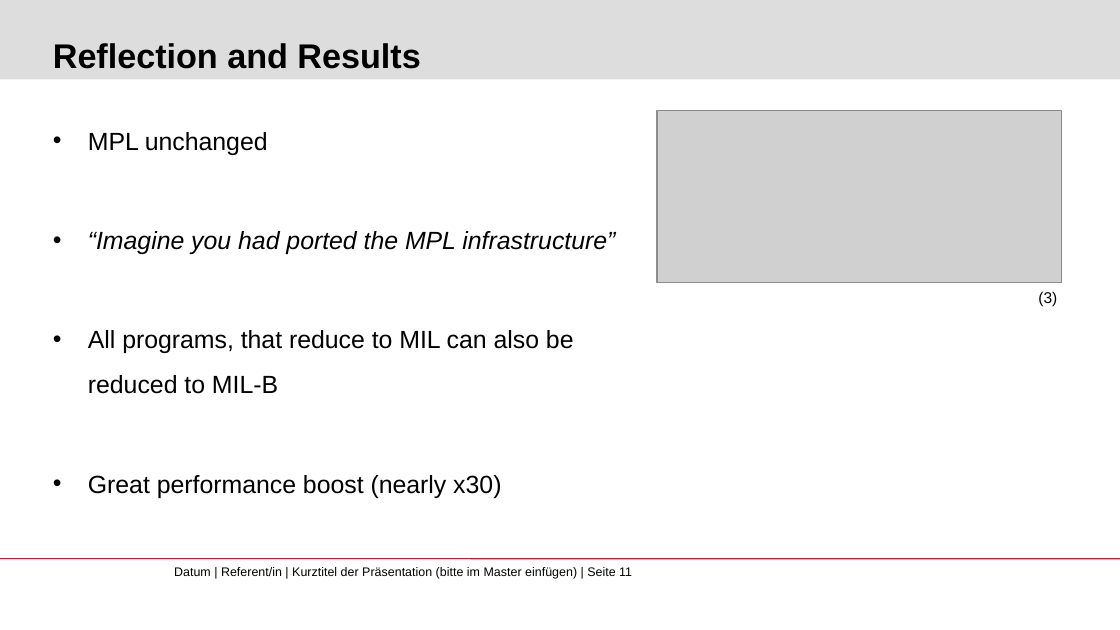
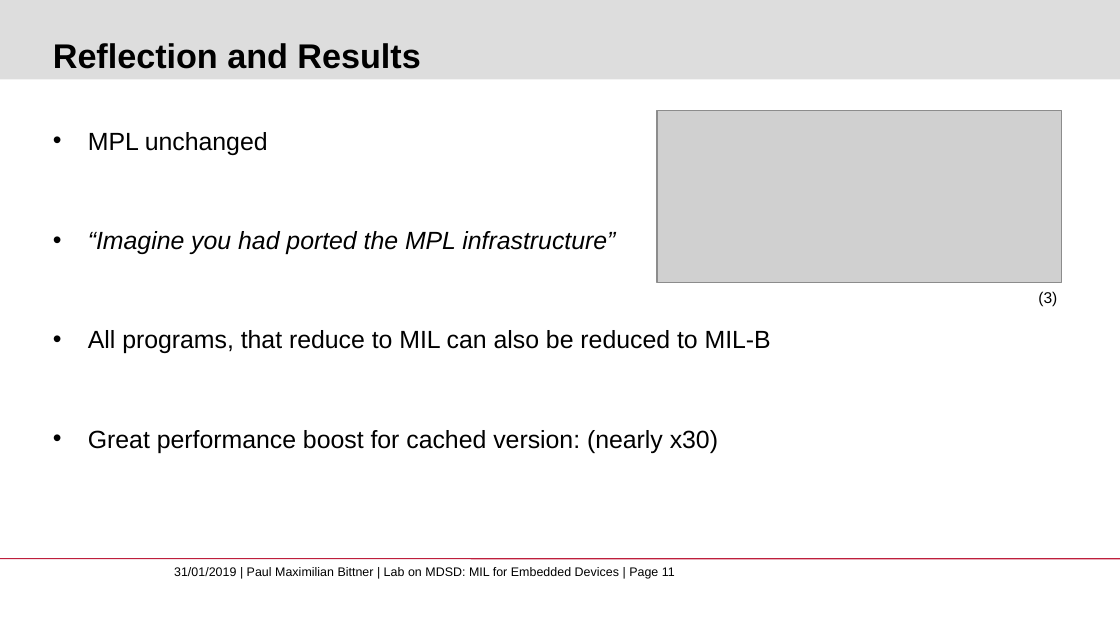
Before and after one commit to pmbittner/MDSDWS1819, a slide deck: slide 11 of Presentation/MDSD_Bittner_Embedded.pptx. Drawn at 1120x630 pixels with LibreOffice and Linux fonts; fonts in the diff are those of the drawing; grey boxes stand for pictures; background and template pictures are left out. Boxes give left, top, right and bottom in pixels: in the first picture for what was removed or moved away, otherwise in the second. Text is boxed around its words. In the diff, an @@ line names an element or a change of style, - is before the commit and + after.

Commit message:
Small presentation fixes

```diff
--- a/Presentation/MDSD_Bittner_Embedded.pptx
+++ b/Presentation/MDSD_Bittner_Embedded.pptx
@@ text at (x1=88, y1=430, x2=718, y2=453): text changed @@
-• Great performance boost (nearly x30)
+• Great performance boost for cached version: (nearly x30)
@@ text at (x1=174, y1=567, x2=675, y2=579): text changed @@
-Datum | Referent/in | Kurztitel der Präsentation (bitte im Master einfügen) | Seite 11
+31/01/2019 | Paul Maximilian Bittner | Lab on MDSD: MIL for Embedded Devices | Page 11
```
Also in this commit, not shown: 11 other slides changed.
